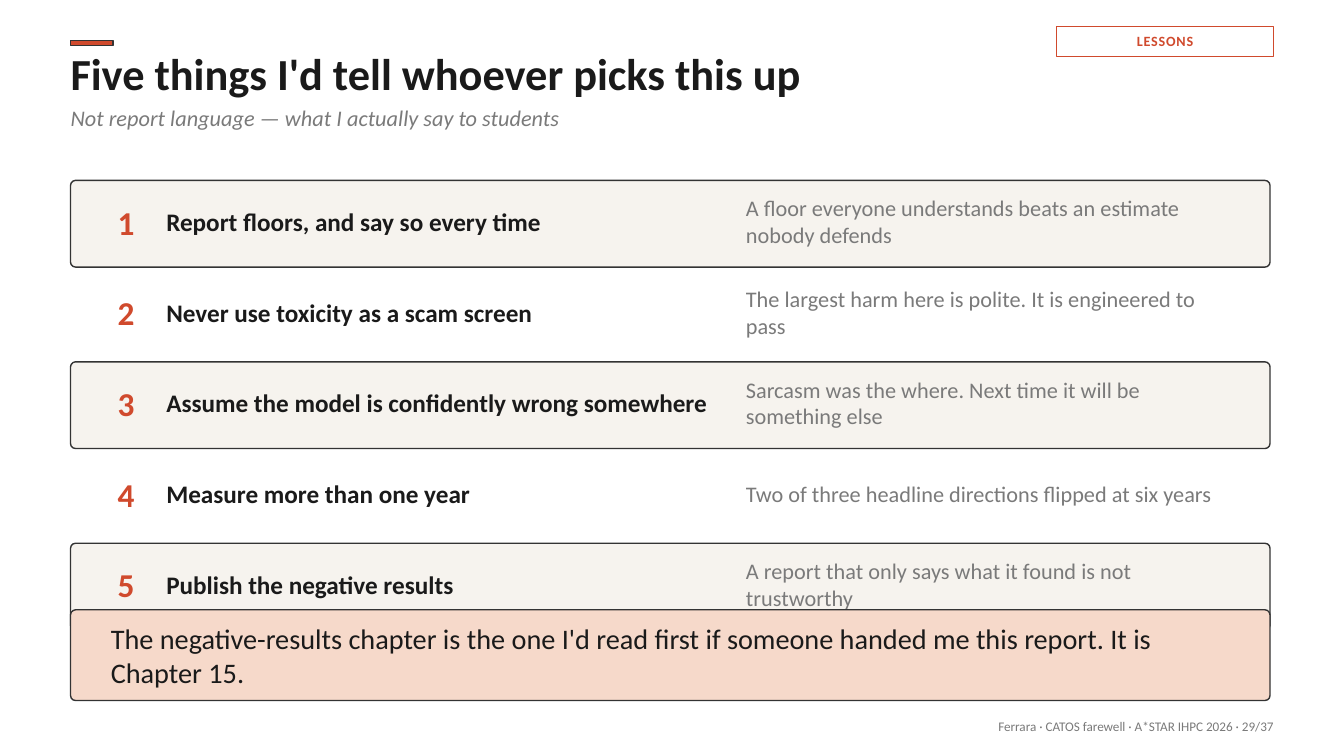
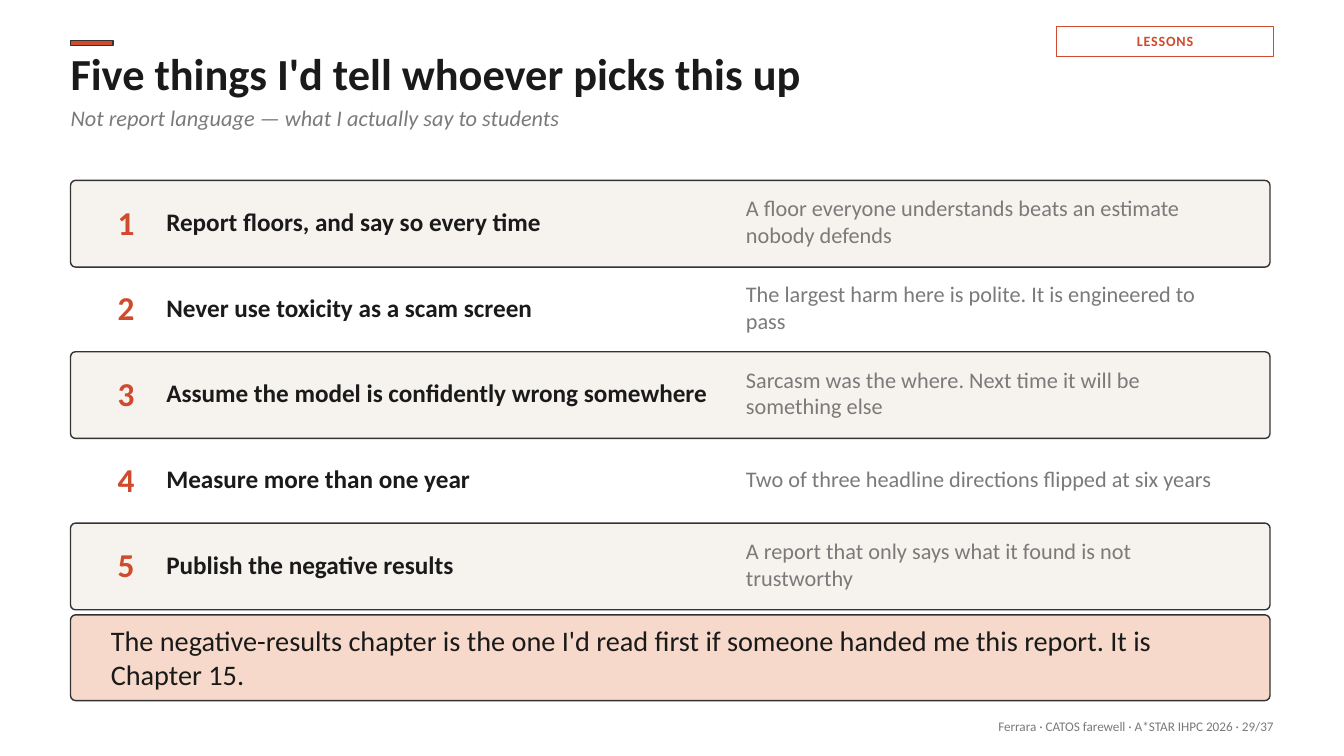
Before and after one commit to emilioferrara/bots2agents, a slide deck: slide 29 of catos-farewell/CATOS_Farewell_Ferrara_Aug2026.pptx. Drawn at 1344x756 pixels with LibreOffice and Linux fonts; fonts in the diff are those of the drawing. Boxes give left, top, right and bottom in pixels: in the first picture for what was removed or moved away, otherwise in the second. Text is boxed around its words. In the diff, an @@ line names an element or a change of style, - is before the commit and + after.

```diff
--- a/catos-farewell/CATOS_Farewell_Ferrara_Aug2026.pptx
+++ b/catos-farewell/CATOS_Farewell_Ferrara_Aug2026.pptx
@@ 3 texts: place and size @@
-3 texts at (118, 291, 1195, 338)
+3 texts at (118, 286, 1195, 333)
@@ 3 texts, 1 rounded rectangle: place and size @@
-3 texts, 1 rounded rectangle at (71, 362, 1270, 449)
+3 texts, 1 rounded rectangle at (71, 352, 1270, 439)
@@ 3 texts: place and size @@
-3 texts at (118, 485, 1211, 507)
+3 texts at (118, 470, 1211, 492)
@@ 3 texts, 1 rounded rectangle: place and size @@
-3 texts, 1 rounded rectangle at (71, 543, 1270, 630)
+3 texts, 1 rounded rectangle at (71, 523, 1270, 610)
@@ rounded rectangle: place and size @@
-rounded rectangle at (71, 610, 1270, 701)
+rounded rectangle at (71, 615, 1270, 701)
@@ rounded rectangle at (71, 615, 1270, 701): proportions changed @@
```
Also in this commit, not shown: 4 other files.
